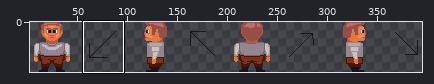
Two states of a pixel-art file, vince_mckeown/DungeonExplorer/images/player.aseprite. Above, an overview of the earlier version with the close-up marked.
Close-up. The starting point:
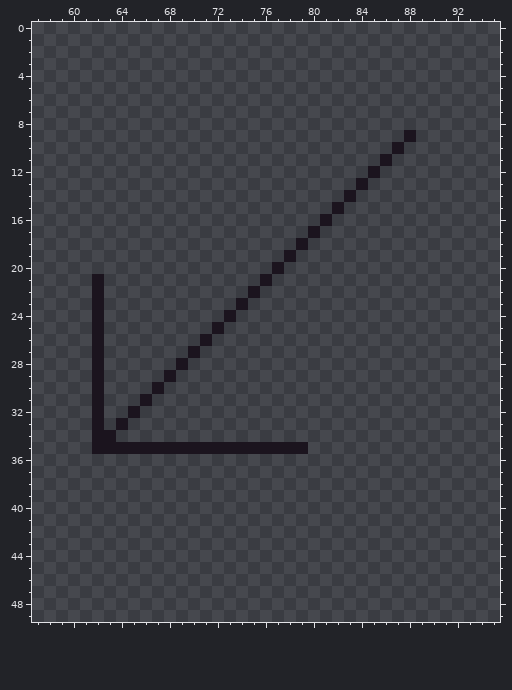
400x50 pixels, 1 frame. Shown: x 57..95, y 0..49. The wide view leaves out empty margins.
The same view after the edit:
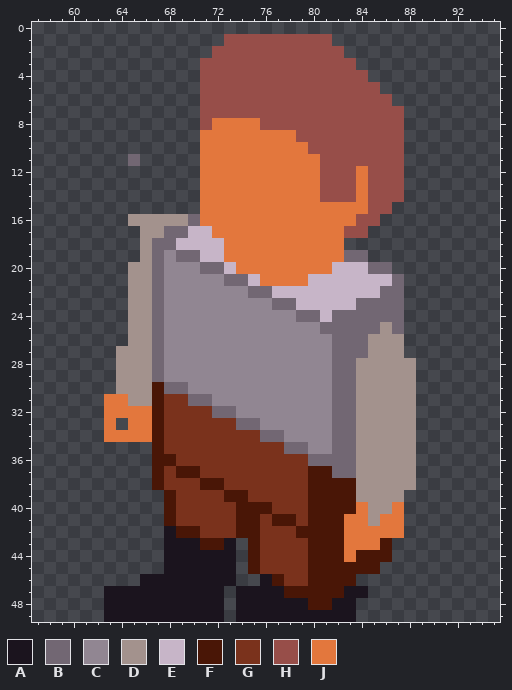
Palette (. is transparent): A #1b141e  B #726773  C #918692  D #a3928d  E #c7b5c8  F #491606  G #7a321c  H #974e49  J #e3773d
Difference:
Changed rows in their new state; - is an unchanged pixel.
Layer "Layer 1":
first column x 62:
 1 -----------HHHHHHHHH-------
 2 ----------HHHHHHHHHHH------
 3 ---------HHHHHHHHHHHHH-----
 4 ---------HHHHHHHHHHHHHH----
 5 ---------HHHHHHHHHHHHHHH---
 6 ---------HHHHHHHHHHHHHHHH--
 7 ---------HHHHHHHHHHHHHHHHH-
 8 ---------HJJJJHHHHHHHHHHHH-
 9 ---------JJJJJJJJHHHHHHHHH.
10 ---------JJJJJJJJJHHHHHHHH-
11 ---B-----JJJJJJJJJJHHHHHHH-
12 ---------JJJJJJJJJJHHHJHHH-
13 ---------JJJJJJJJJJHHHJHHH-
14 ---------JJJJJJJJJJHHHJHHH-
15 ---------JJJJJJJJJJJJJJHH--
16 ---DDDDDBJJJJJJJJJJJJJHH---
17 ----DDBBEEJJJJJJJJJJJHH----
18 ----DBBEEEEJJJJJJJJJJ------
19 ----DBCBBEEJJJJJJJJJJBB----
20 ---DDBCCCBBEJJJJJJJJEEEBB--
21 .--DDBCCCCCBBEJJJJEEEEEEEB-
22 .--DDBCCCCCCCBBEEEEEEEEEBB-
23 .--DDBCCCCCCCCCBBEEEEEBBBB-
24 .--DDBCCCCCCCCCCCBBEBBBBBB-
25 .--DDBCCCCCCCCCCCCCBBBBBDB-
26 .--DDBCCCCCCCCCCCCCCBBBDDD-
27 .-DDDBCCCCCCCCCCCCCCBBBDDD-
28 .-DDDBCCCCCCCCCCCCCCBBDDDDD
29 .-DDDBCCCCCCCCCCCCCCBBDDDDD
30 .-DDDFBBCCCCCCCCCCCCBBDDDDD
31 .JJDDFGGBBCCCCCCCCCCBBDDDDD
32 .JJJJFGGGGBBCCCCCCCCBBDDDDD
33 .J.JJFGGGGGGBBCCCCCCBBDDDDD
34 .JJJJFGGGGGGGGBBCCCCBBDDDDD
35 .....FGGGGGGGGGGBBCCBBDDDDD
36 -----FFGGGGGGGGGGGBBBBDDDDD
37 -----FGFFGGGGGGGGGFFBBDDDDD
38 -----FGGGFFGGGGGGGFFFFDDDDD
39 ------FGGGGFFGGGGGFFFFDDDD-
40 ------FGGGGGFFFGGGFFFFJDDJ-
41 ------FGGGGGFFGFFGFFFJJDJJ-
42 ------AFFGGGFFGGGFFFFJJJJJ-
43 ------AAAFFA-FGGGGFFFJJJF--
44 ------AAAAAA-FGGGGFFFJFFF--
45 ------AAAAAA-FGGGGFFFFFF---
46 ----AAAAAAAA--AFGGFFFF-----
47 -AAAAAAAAAA-AAAAFFFFFAA----
48 -AAAAAAAAAA-AAAAAAFFAA-----
49 -AAAAAAAAAA-AAAAAAAAAA-----
Pixel boxes of the changes (left, top, right, bottom) in both close-ups:
changed: (92, 34, 416, 622)
